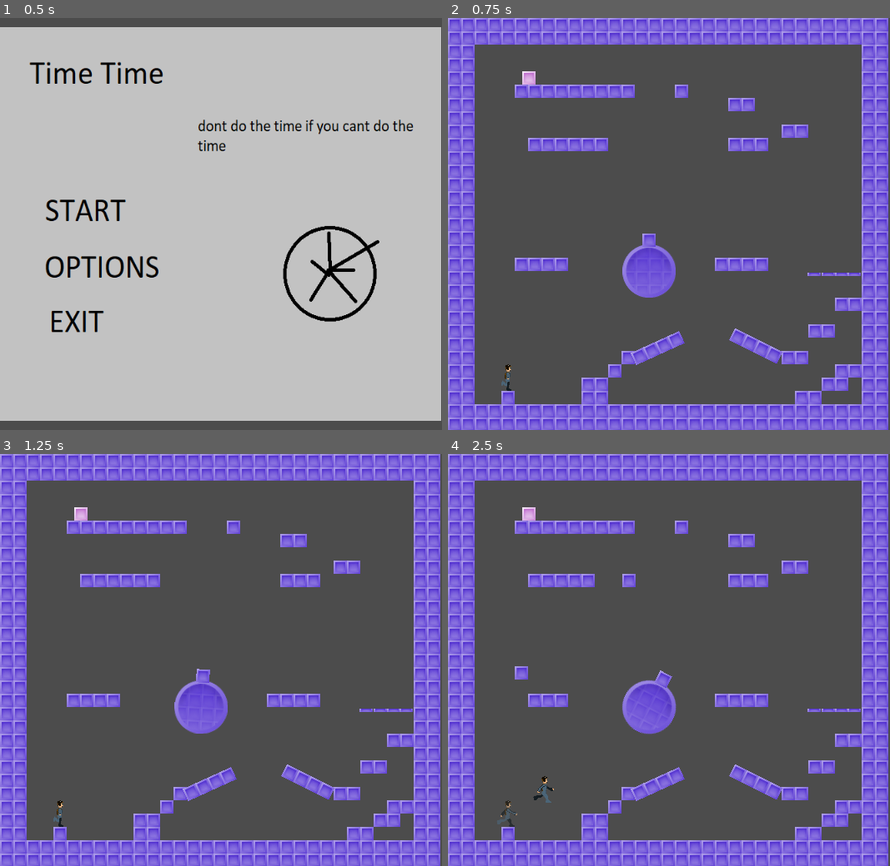
Above: before the commit, frames 1-4 (two rows, left to right).
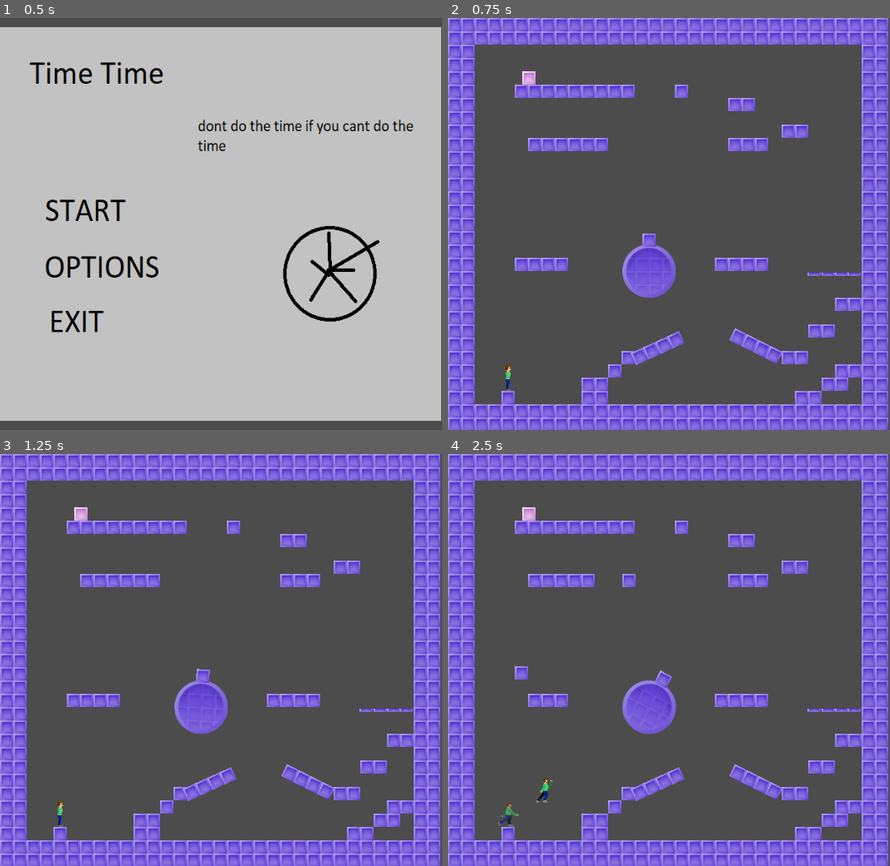
Above: after the commit, the same moments.

Repository: cpatsel/timewarp
Game: Godot game, scene res://mainMenu.tscn
Two runs of this game, one before a commit and one after it. Both use one fixed random seed, a clock stepped at 60 frames per second and the inputs below.
Inputs (mouse positions are in pixels of both pictures, inside the frame that each line leads up to):
- Up to frame 1 (0.5 s): no input
- Up to frame 2 (0.75 s): click (549, 211) at 0.5 s
- Up to frame 3 (1.25 s): no input
- Up to frame 4 (2.5 s): hold Space (jump) 1.28-2.03 s; hold Right (move_right) from 1.28 s (still down); tap R at 2.1 s; tap Space (jump) at 2.27, 2.3 s

Frame 1 is identical in both runs. In frame 2, less than 0.1% of the frame differs, in the area x 12-15%, y 84-91%; in frame 3, less than 0.1%; in frame 4, 0.2%, in the area x 11-24%, y 78-91%.

Commit message:
walk jump idle frames

Diff:
--- a/TimeWarpGame/player.gd
+++ b/TimeWarpGame/player.gd
@@ -115,10 +115,12 @@
         velocity.y = -JUMP_SPEED
         jumping = true
     #animation controls
-    if (velocity.length() > 0):
-         if not get_node('AnimationPlayer').is_playing():
-             get_node('AnimationPlayer').play()
+    if (jumping):
+            $AnimationPlayer.play("Jump")
+    elif (velocity.length() > 0):
+         if $AnimationPlayer.current_animation != "Walk":
+             get_node('AnimationPlayer').play("Walk")
     else:
-         get_node('AnimationPlayer').stop()
+         get_node('AnimationPlayer').play("Idle")
     on_air_time += delta
     prev_jump_pressed = jump
--- a/TimeWarpGame/player.tscn
+++ b/TimeWarpGame/player.tscn
@@ -1,10 +1,40 @@
-[gd_scene load_steps=5 format=2]
+[gd_scene load_steps=7 format=2]
 
 [ext_resource path="res://player.gd" type="Script" id=1]
-[ext_resource path="res://gliderwalk.png" type="Texture" id=2]
+[ext_resource path="res://img/chars/maincharacter.png" type="Texture" id=2]
 
 [sub_resource type="CapsuleShape2D" id=1]
 height = 105.297
+
+[sub_resource type="Animation" id=3]
+resource_name = "Idle"
+tracks/0/type = "value"
+tracks/0/path = NodePath("Sprite:frame")
+tracks/0/interp = 1
+tracks/0/loop_wrap = true
+tracks/0/imported = false
+tracks/0/enabled = true
+tracks/0/keys = {
+"times": PoolRealArray( 0 ),
+"transitions": PoolRealArray( 1 ),
+"update": 1,
+"values": [ 0 ]
+}
+
+[sub_resource type="Animation" id=4]
+resource_name = "Jump"
+tracks/0/type = "value"
+tracks/0/path = NodePath("Sprite:frame")
+tracks/0/interp = 1
+tracks/0/loop_wrap = true
+tracks/0/imported = false
+tracks/0/enabled = true
+tracks/0/keys = {
+"times": PoolRealArray( 0 ),
+"transitions": PoolRealArray( 1 ),
+"update": 1,
+"values": [ 16 ]
+}
 
 [sub_resource type="Animation" id=2]
 resource_name = "Walk"
@@ -19,7 +49,7 @@
 "times": PoolRealArray( 0, 1 ),
 "transitions": PoolRealArray( 1, 1 ),
 "update": 0,
-"values": [ 0, 7 ]
+"values": [ 8, 15 ]
 }
 
 [node name="player" type="KinematicBody2D"]
@@ -31,8 +61,11 @@
 
 [node name="Sprite" type="Sprite" parent="."]
 texture = ExtResource( 2 )
+vframes = 3
 hframes = 8
 
 [node name="AnimationPlayer" type="AnimationPlayer" parent="."]
 autoplay = "Walk"
+anims/Idle = SubResource( 3 )
+anims/Jump = SubResource( 4 )
 anims/Walk = SubResource( 2 )
Binary file removed: TimeWarpGame/gliderwalk.png
Binary file added: TimeWarpGame/img/chars/maincharacter.png
Not shown, added: TimeWarpGame/img/chars/maincharacter.png.import
Binary file removed: TimeWarpGame/mainchar.png
